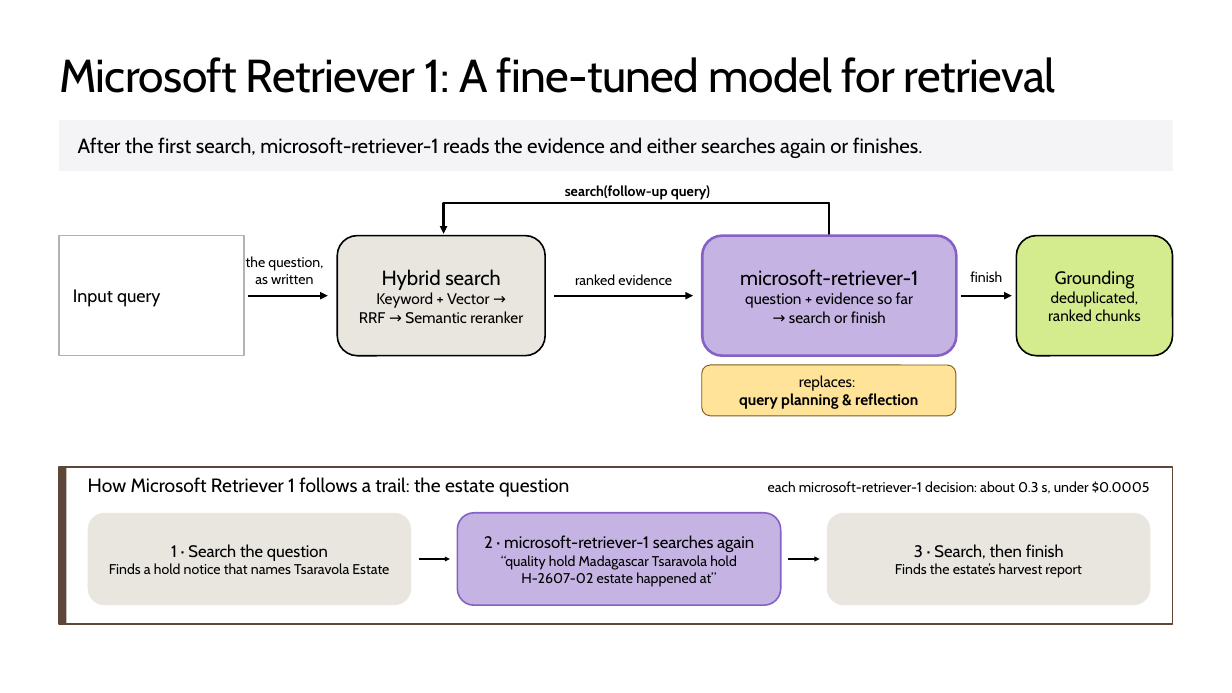
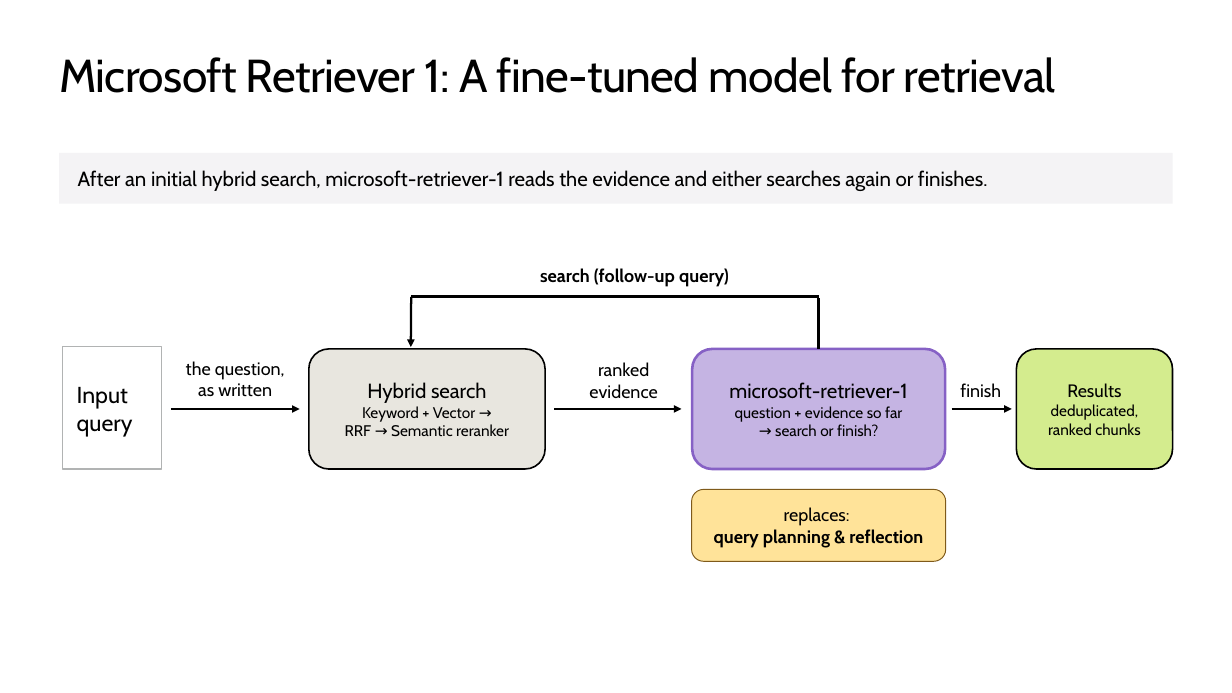
Before and after one commit to microsoft/ignite26-BRK300-building-agentic-retrieval-from-diy-to-foundry-iq, a slide deck: slide 28 of IgniteBRK300-WorkingDeck.pptx (slide 27 before the commit). Drawn at 1232x693 pixels with LibreOffice and Linux fonts; fonts in the diff are those of the drawing; background and template pictures are left out. Boxes give left, top, right and bottom in pixels: in the first picture for what was removed or moved away, otherwise in the second. Text is boxed around its words. In the diff, an @@ line names an element or a change of style, - is before the commit and + after.

```diff
--- a/IgniteBRK300-WorkingDeck.pptx
+++ b/IgniteBRK300-WorkingDeck.pptx
@@ rectangle "After an initial hybrid search, ...": place and size @@
-rectangle "After an initial hybrid search, ..." at <box>59,120,1173,171</box>
+rectangle "After an initial hybrid search, ..." at <box>59,152,1173,203</box>
@@ text in rectangle at <box>78,170,988,191</box>: text changed @@
-After the first search, microsoft-retriever-1 reads the evidence and either searches again or finishes.
+After an initial hybrid search, microsoft-retriever-1 reads the evidence and either searches again or finishes.
@@ rectangle removed at <box>444,203,829,203</box> @@
@@ rectangle removed at <box>829,203,829,234</box> @@
@@ text at <box>540,268,729,287</box>: text changed; size 11 to 14 pt @@
-search(follow-up query)
+search (follow-up query)
@@ arrow moved from (444, 203) - (444, 234) to (411, 297) - (411, 348) @@
@@ line added from (411, 297) to (819, 297), #000000 2.25 pt @@
@@ line added from (819, 299) to (819, 349), #000000 2.25 pt @@
@@ rectangle "Input query": place and size @@
-rectangle "Input query" at <box>59,236,244,356</box>
+rectangle "Input query" at <box>63,347,162,469</box>
@@ rectangle "Input query" at <box>63,347,162,469</box>: size 14 to 18 pt @@
@@ size 11 to 14 pt in 3 elements at <box>589,362,657,398</box>, <box>960,383,1001,397</box>, <box>186,361,285,397</box> @@
@@ text "the question,": place and size @@
-text "the question," at <box>246,256,323,284</box>
+text "the question," at <box>186,361,285,397</box>
@@ rounded rectangle "Hybrid search": place and size @@
-rounded rectangle "Hybrid search" at <box>337,236,545,356</box>
+rounded rectangle "Hybrid search" at <box>309,349,545,470</box>
@@ rounded rectangle "microsoft-retriever-1": place and size @@
-rounded rectangle "microsoft-retriever-1" at <box>702,236,957,356</box>
+rounded rectangle "microsoft-retriever-1" at <box>692,349,945,470</box>
@@ rounded rectangle "Results": place and size @@
-rounded rectangle "Results" at <box>1017,236,1173,356</box>
+rounded rectangle "Results" at <box>1017,349,1173,470</box>
@@ text "ranked evidence": place and size @@
-text "ranked evidence" at <box>575,274,672,285</box>
+text "ranked evidence" at <box>589,362,657,398</box>
@@ text "finish": place and size @@
-text "finish" at <box>970,271,1002,282</box>
+text "finish" at <box>960,383,1001,397</box>
@@ text in rounded rectangle at <box>1067,383,1121,398</box>: text changed @@
-Grounding
+Results
@@ arrow moved from (248, 296) - (328, 296) to (171, 409) - (299, 409) @@
@@ arrow moved from (555, 296) - (693, 296) to (555, 409) - (681, 409) @@
@@ arrow moved from (961, 296) - (1012, 296) to (952, 409) - (1012, 409) @@
@@ text in rounded rectangle at <box>775,424,878,436</box>: text changed @@
-→ search or finish
+→ search or finish?
@@ rectangle removed at <box>59,467,1173,624</box> @@
@@ rectangle removed at <box>59,467,67,624</box> @@
@@ text removed at <box>88,477,569,497</box> @@
-How Microsoft Retriever 1 follows a trail: the estate question
@@ rounded rectangle "replaces: query planning & reflection": place and size @@
-rounded rectangle "replaces: query planning & reflection" at <box>701,365,956,416</box>
+rounded rectangle "replaces: query planning & reflection" at <box>692,490,946,562</box>
@@ rounded rectangle "replaces: query planning & reflection" at <box>692,490,946,562</box>: size 12 to 14 pt @@
@@ text removed at <box>768,481,1150,494</box> @@
-each microsoft-retriever-1 decision: about 0.3 s, under $0.0005
@@ rounded rectangle removed at <box>88,513,411,605</box> @@
-1 · Search the question
-Finds a hold notice that names Tsaravola Estate
@@ rounded rectangle removed at <box>457,513,781,605</box> @@
-2 · microsoft-retriever-1 searches again
-“quality hold Madagascar Tsaravola hold H-2607-02 estate happened at”
@@ rounded rectangle removed at <box>827,513,1151,605</box> @@
-3 · Search, then finish
-Finds the estate’s harvest report
@@ arrow removed from (419, 559) to (450, 559) @@
@@ arrow removed from (788, 559) to (820, 559) @@
```
Also in this commit, not shown: 11 other slides changed, 4 slides added, 4 slides removed, 7 other files.
